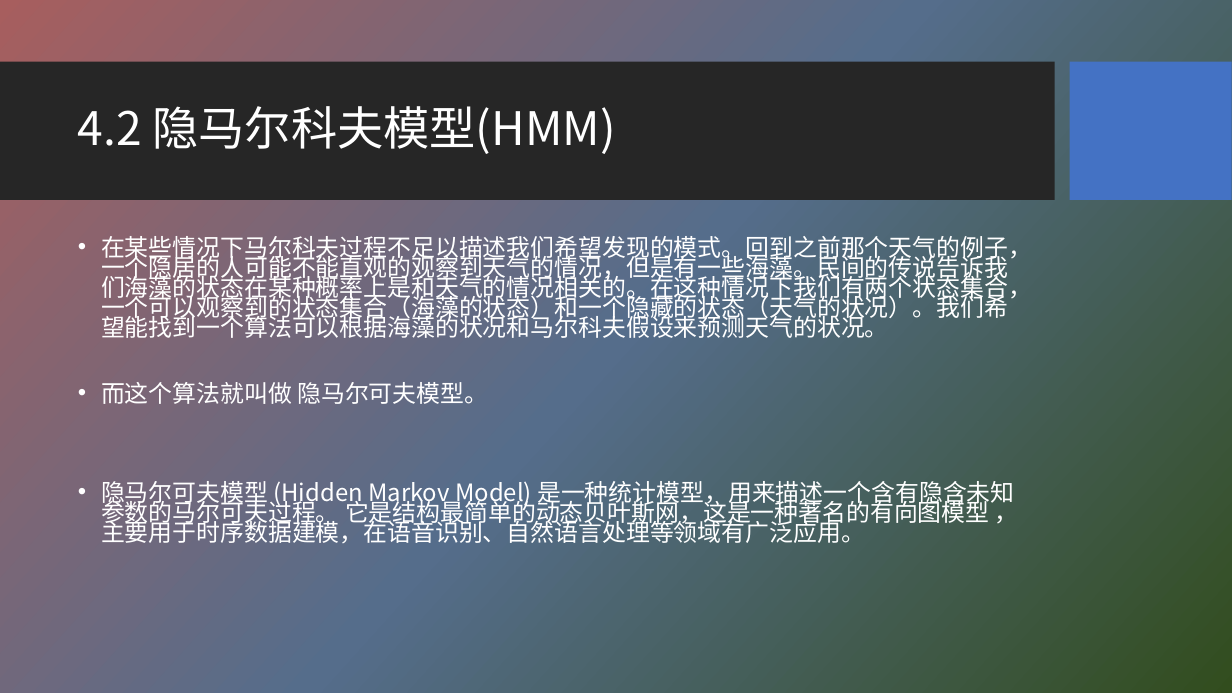
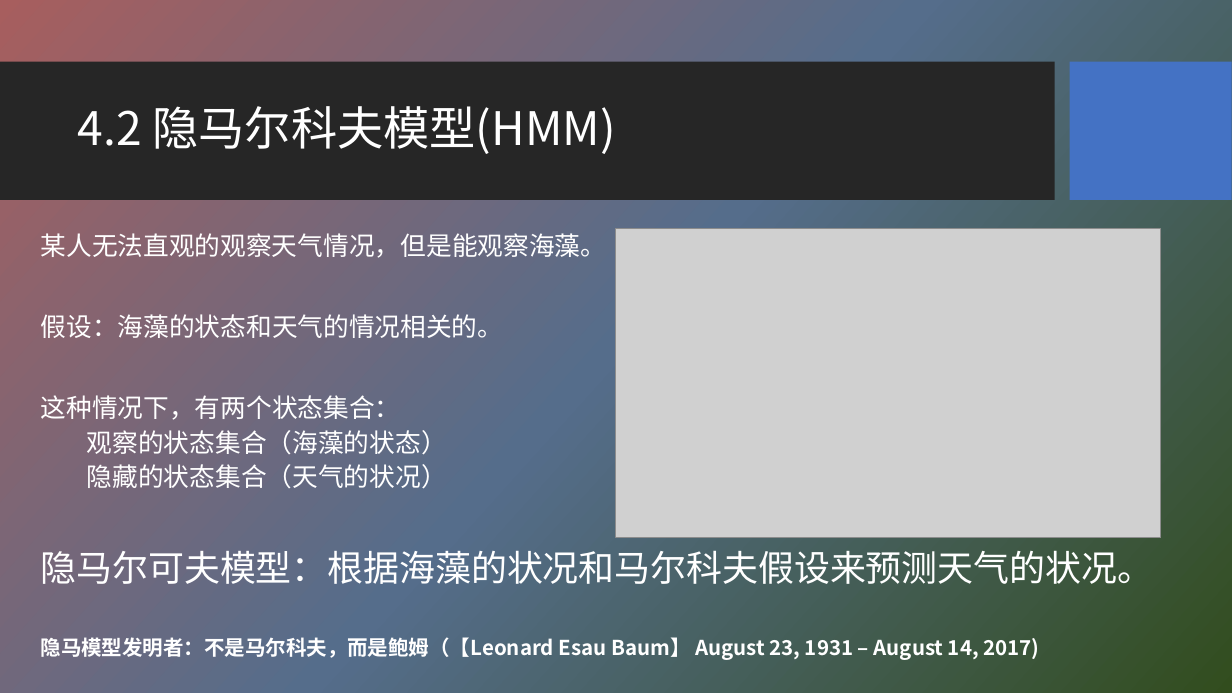
Before and after one commit to HBU/NLP_PPT, a slide deck: slide 9 of PPT-2020/ch04 隐马尔科夫模型.pptx (slide 10 before the commit). Drawn at 1232x693 pixels with LibreOffice and Linux fonts; fonts in the diff are those of the drawing; grey boxes stand for pictures; background and template pictures are left out. Boxes give left, top, right and bottom in pixels: in the first picture for what was removed or moved away, otherwise in the second. Text is boxed around its words. In the diff, an @@ line names an element or a change of style, - is before the commit and + after.

```diff
--- a/PPT-2020/ch04 隐马尔科夫模型.pptx
+++ b/PPT-2020/ch04 隐马尔科夫模型.pptx
@@ text at box(41, 233, 1153, 660): text changed; size 18.6 to 20 pt @@
-• 在某些情况下马尔科夫过程不足以描述我们希望发现的模式。回到之前那个天气的例子，一个隐居的人可能不能直观的观察到天气的情况，但是有一些海藻。民间的传说告诉我们海藻的状态在某种概率上是和天气的情况相关的。在这种情况下我们有两个状态集合，一个可以观察到的状态集合（海藻的状态）和一个隐藏的状态（天气的状况）。我们希望能找到一个算法可以根据海藻的状况和马尔科夫假设来预测天气的状况。
-• 而这个算法就叫做 隐马尔可夫模型。
-• 隐马尔可夫模型 (Hidden Markov Model) 是一种统计模型，用来描述一个含有隐含未知参数的马尔可夫过程。 它是结构最简单的动态贝叶斯网，这是一种著名的有向图模型 ，主要用于时序数据建模，在语音识别、自然语言处理等领域有广泛应用。
+某人无法直观的观察天气情况，但是能观察海藻。
+假设：海藻的状态和天气的情况相关的。
+这种情况下，有两个状态集合：
+  观察的状态集合（海藻的状态）
+  隐藏的状态集合（天气的状况）
+隐马尔可夫模型：根据海藻的状况和马尔科夫假设来预测天气的状况。
+隐马模型发明者：不是马尔科夫，而是鲍姆（【Leonard Esau Baum】 August 23, 1931 – August 14, 2017)
@@ picture added at box(616, 229, 1162, 538) @@
```
Also in this commit, not shown: 8 other slides changed, 2 slides added, 5 slides removed.
